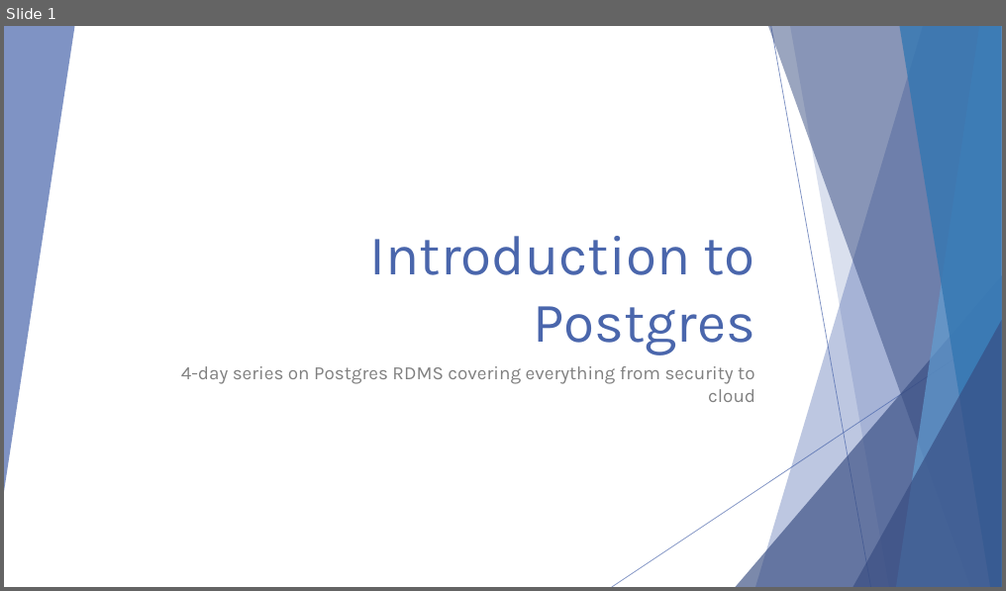
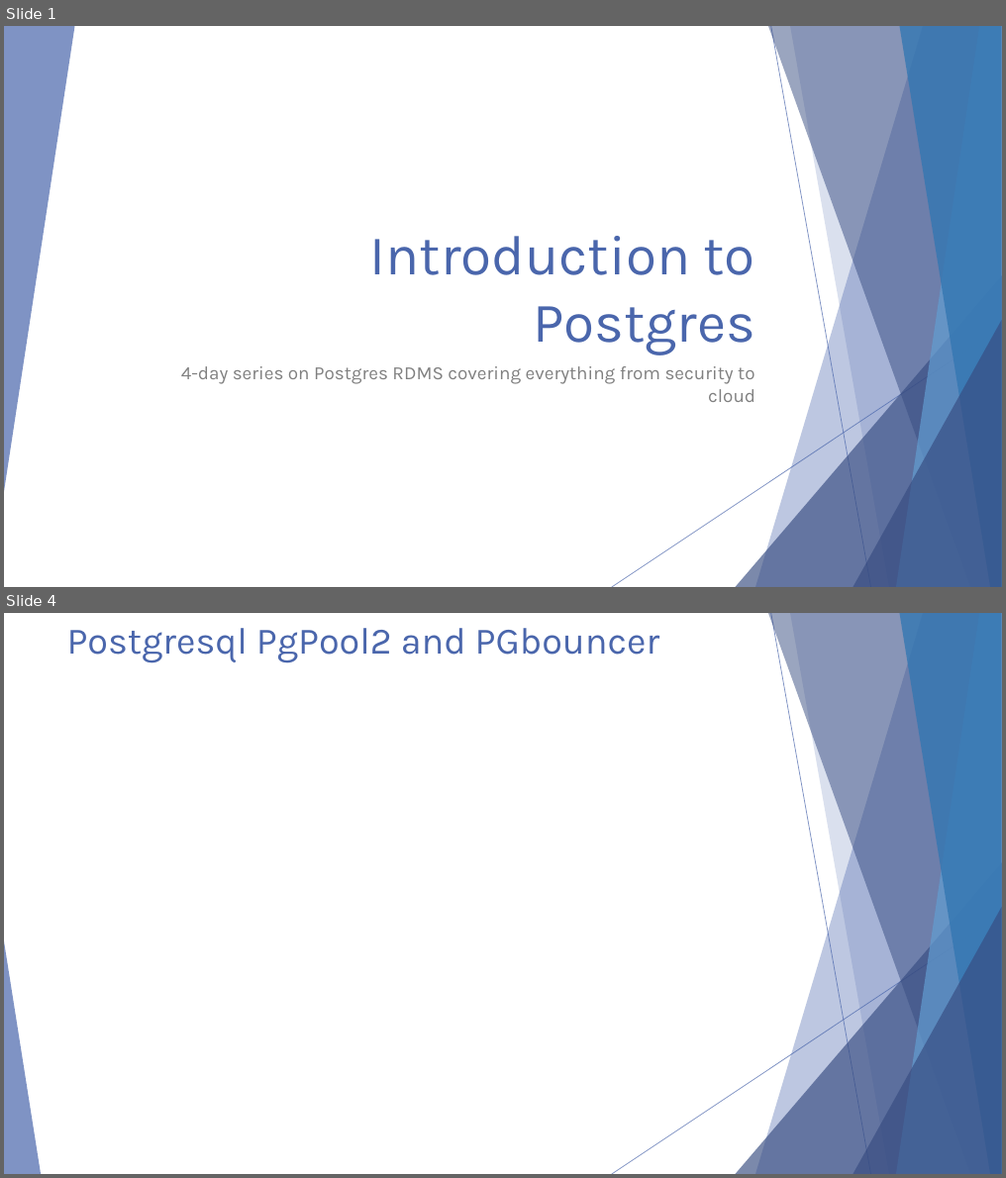
Before and after one commit to michaelrishiforrester/IntrotoPostgres2016, a slide deck: Presentations/Postgresql Presentation Day 4.pptx. Shown one above the other, each under a label of ours: slide 1 before the commit, slides 1 and 4 after it; the slides between them are not shown. The pictures are 1006x591 and 1006x1178 pixels, drawn with LibreOffice and Linux fonts; fonts in the diff are those of the drawing. Boxes give left, top, right and bottom in pixels: in the first picture for what was removed or moved away, otherwise in the second. Text is boxed around its words. In the diff, an @@ line names an element or a change of style, - is before the commit and + after.

```diff
--- a/Presentations/Postgresql Presentation Day 4.pptx
+++ b/Presentations/Postgresql Presentation Day 4.pptx
@@ slide 4 added at (4,613,1002,1174), background #FFFFFF; not listed: 9 template elements that a slide beside it also shows @@
@@ title added at (67,628,659,663), 36 pt, text #4A66AC @@
+Postgresql PgPool2 and PGbouncer
@@ triangle added at (4,942,41,1174), fill #4A66AC at 70% opacity @@
```
Also in this commit, not shown: 2 slides changed, 5 other slides added, 67 slides removed.
